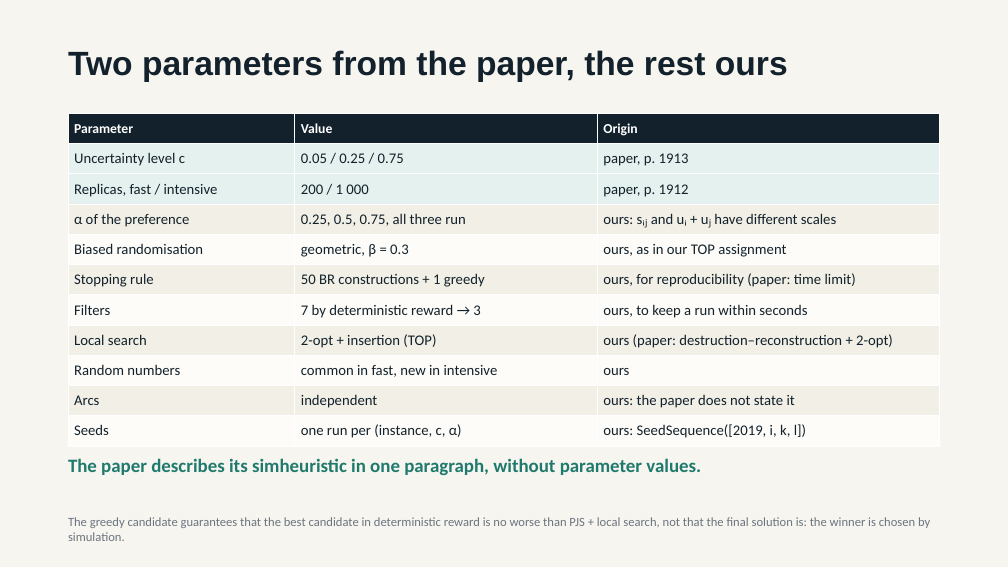
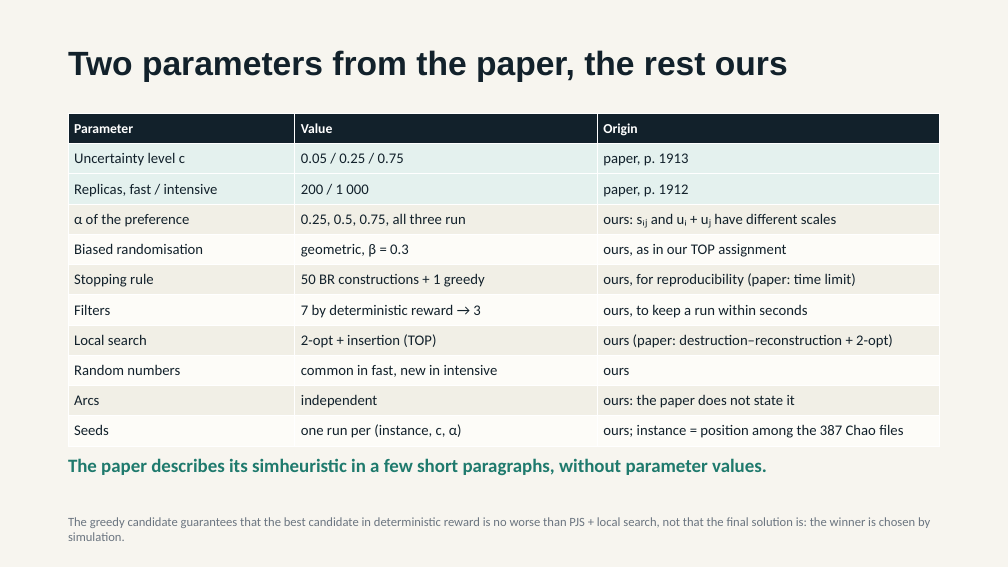
Before and after one commit to Inurria979/Heuristic-Algorithms-in-Transport-and-Finance, a slide deck: slide 8 of simTOP/docs/simTOP_simheuristic.pptx. Drawn at 1008x567 pixels with LibreOffice and Linux fonts; fonts in the diff are those of the drawing. Boxes give left, top, right and bottom in pixels: in the first picture for what was removed or moved away, otherwise in the second. Text is boxed around its words. In the diff, an @@ line names an element or a change of style, - is before the commit and + after.

```diff
--- a/simTOP/docs/simTOP_simheuristic.pptx
+++ b/simTOP/docs/simTOP_simheuristic.pptx
@@ table at box(68, 113, 940, 446) @@
-row 11, column 3: ours: SeedSequence([2019, i, k, l])
+row 11, column 3: ours; instance = position among the 387 Chao files
@@ text at box(68, 458, 767, 475): text changed @@
-The paper describes its simheuristic in one paragraph, without parameter values.
+The paper describes its simheuristic in a few short paragraphs, without parameter values.
```
Also in this commit, not shown: 8 other slides changed, 18 other files.
